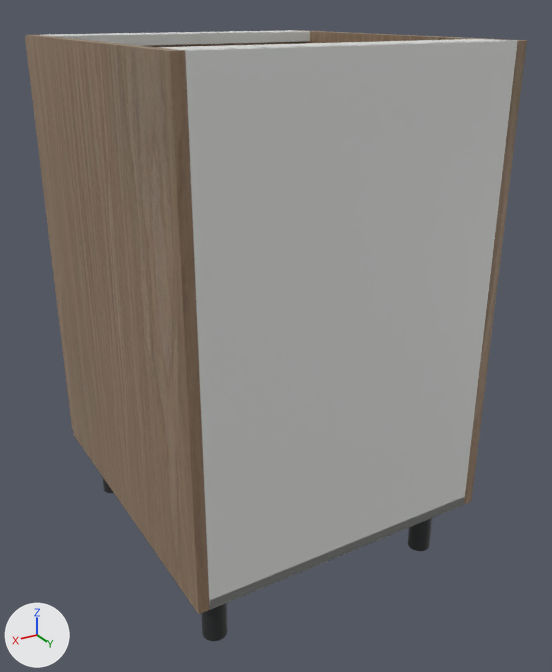
Renders of the glTF model storefront/public/cabinet-inventory/models/oppein-pb-mnw-b21fh.glb from each side of a commit.
Camera for both pictures: a camera (50 mm lens) standing at (0.878, 0.792, 0.918) and looking at (0.244, -0.265, 0.39). The axes (+X, +Y, +Z) are drawn at lower left. The lights are the same throughout. The first picture is the older version. Where no turn or scale is listed for an object, it has been applied to the vertices.

In view in the first picture: 'Adjustable foot.002', 'Cabinet back', 'Cabinet bottom', 'Cabinet side', 'Cabinet side.001', 'Door', 'Top support rail', 'Top support rail.001' and 2 more.
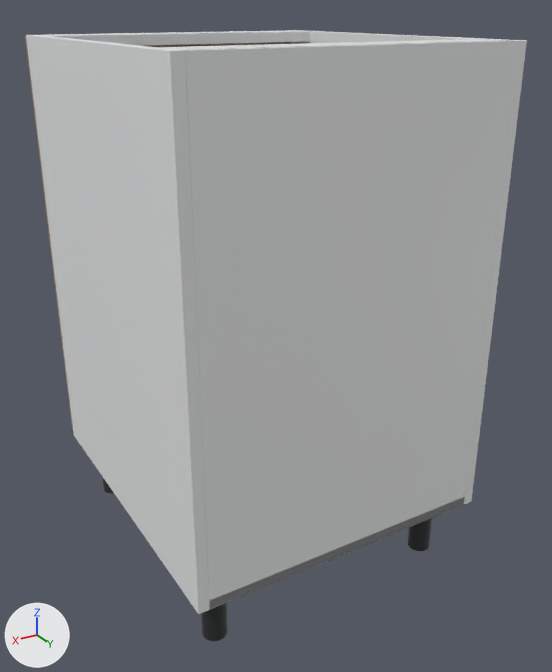
What differs and where, as boxes (x1, y1, x2, y2) in the pictures (552 x 672 px):
'Cabinet side.001', recoloured (brown to white)
    both: (26, 35, 210, 614)
'Cabinet side', recoloured
    both: (291, 30, 527, 504)

What changed in the scene script:
```text
Add mat_white_cabinet_carcass:
    mat_white_cabinet_carcass = principled_material('White cabinet carcass')
    mat_white_cabinet_carcass.base_color = (0.82, 0.83, 0.835)  # white #eaebec
    mat_white_cabinet_carcass.roughness = 0.48
Change me_cube:
    where me_cube.from_pydata(...)  # 56 vertices, 108 faces; spans x -0.009..0.009, y -0.293..0.293, z -0.381..0.381
    remove me_cube.materials.append(mat_supplier_finish___natural_wood)  # picture img_oak
    add me_cube.materials.append(mat_white_cabinet_carcass)  # white #eaebec
Change me_cube_001:
    where me_cube_001.from_pydata(...)  # 56 vertices, 108 faces; spans x -0.009..0.009, y -0.293..0.293, z -0.381..0.381
    remove me_cube_001.materials.append(mat_supplier_finish___natural_wood)  # picture img_oak
    add me_cube_001.materials.append(mat_white_cabinet_carcass)  # white #eaebec
```
